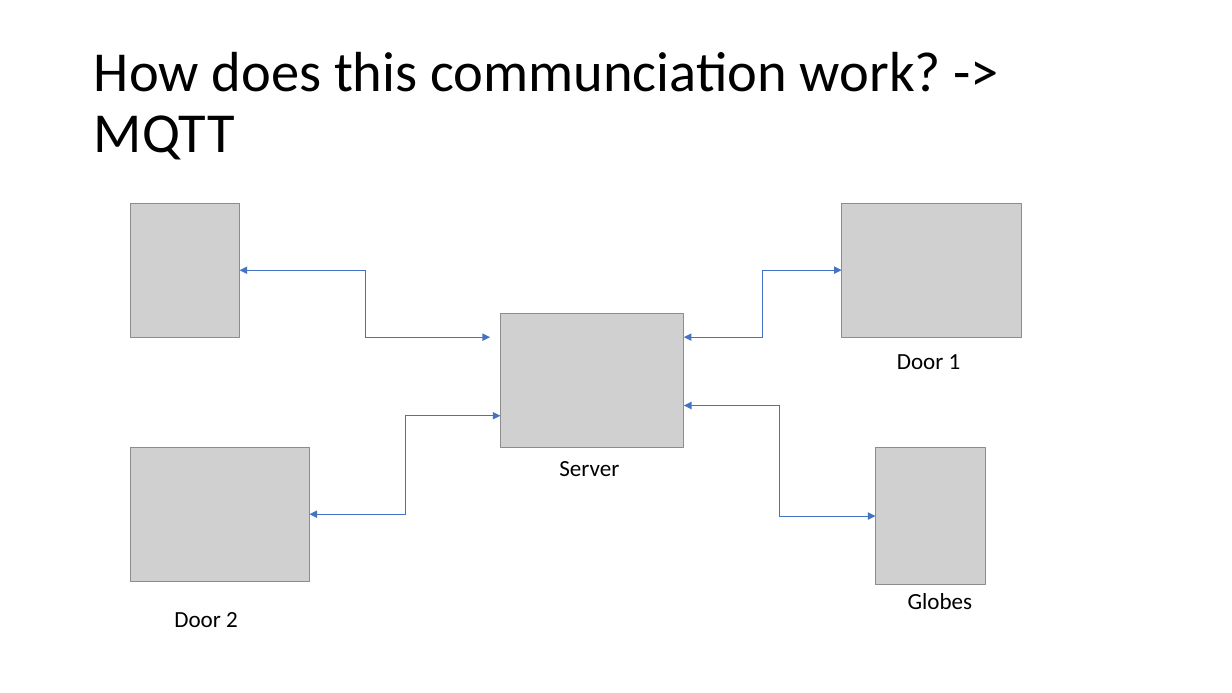
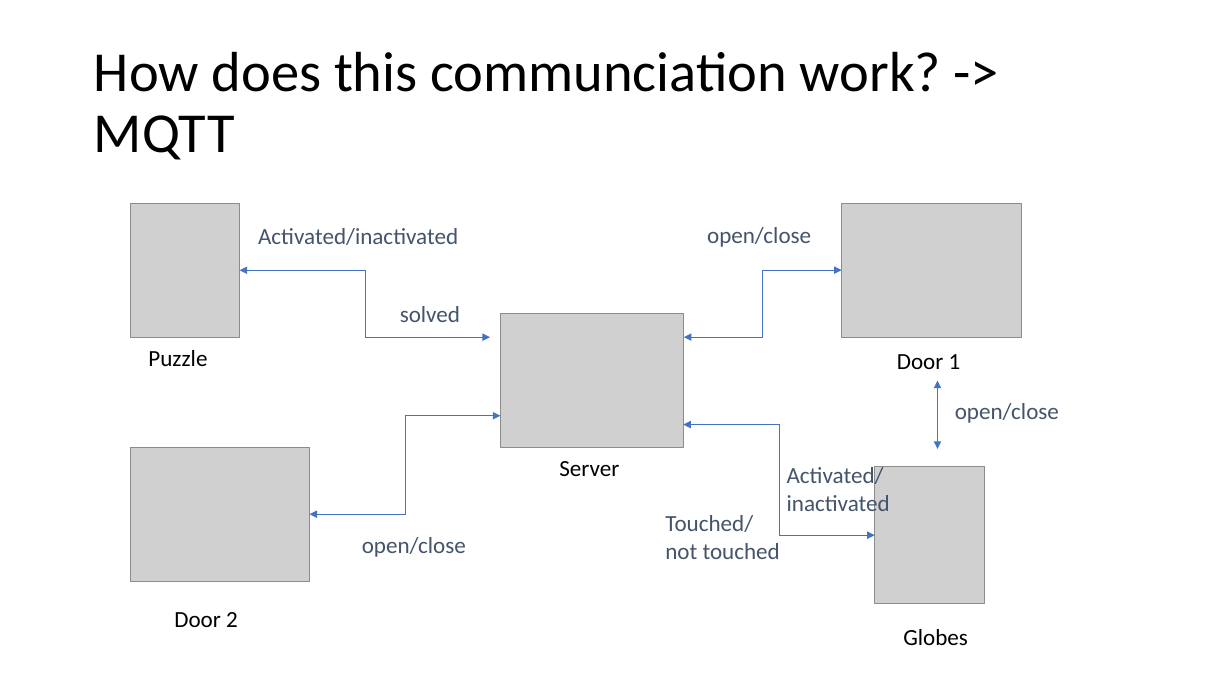
Before and after one commit to ubilab-escape/first-door, a slide deck: slide 4 of Präsentation.pptx. Drawn at 1232x693 pixels with LibreOffice and Linux fonts; fonts in the diff are those of the drawing; grey boxes stand for pictures. Boxes give left, top, right and bottom in pixels: in the first picture for what was removed or moved away, otherwise in the second. Text is boxed around its words. In the diff, an @@ line names an element or a change of style, - is before the commit and + after.

```diff
--- a/Präsentation.pptx
+++ b/Präsentation.pptx
@@ text added at (x1=258, y1=228, x2=458, y2=245), 18 pt, text #44546A @@
+Activated/inactivated
@@ text added at (x1=707, y1=227, x2=811, y2=247), 18 pt, text #44546A @@
+open/close
@@ text added at (x1=400, y1=306, x2=460, y2=322), 18 pt, text #44546A @@
+solved
@@ text added at (x1=148, y1=350, x2=207, y2=366), 18 pt, text #000000 @@
+Puzzle
@@ double arrow added from (938, 381) to (938, 449), #4472C4 0.5 pt @@
@@ text added at (x1=955, y1=403, x2=1059, y2=423), 18 pt, text #44546A @@
+open/close
@@ elbow double arrow moved from (875, 516) - (684, 406) to (875, 535) - (683, 425) @@
@@ text added at (x1=787, y1=466, x2=890, y2=517), 18 pt, text #44546A @@
+Activated/
+inactivated
@@ picture moved from (x1=875, y1=447, x2=985, y2=585) to (x1=875, y1=467, x2=985, y2=604) @@
@@ text added at (x1=362, y1=537, x2=466, y2=557), 18 pt, text #44546A @@
+open/close
@@ text added at (x1=665, y1=515, x2=780, y2=559), 18 pt, text #44546A @@
+Touched/
+not touched
@@ text "Globes" moved from (x1=908, y1=593, x2=973, y2=609) to (x1=903, y1=629, x2=968, y2=645) @@
```
Also in this commit, not shown: 4 other slides changed, 1 slide added, 1 slide removed.
